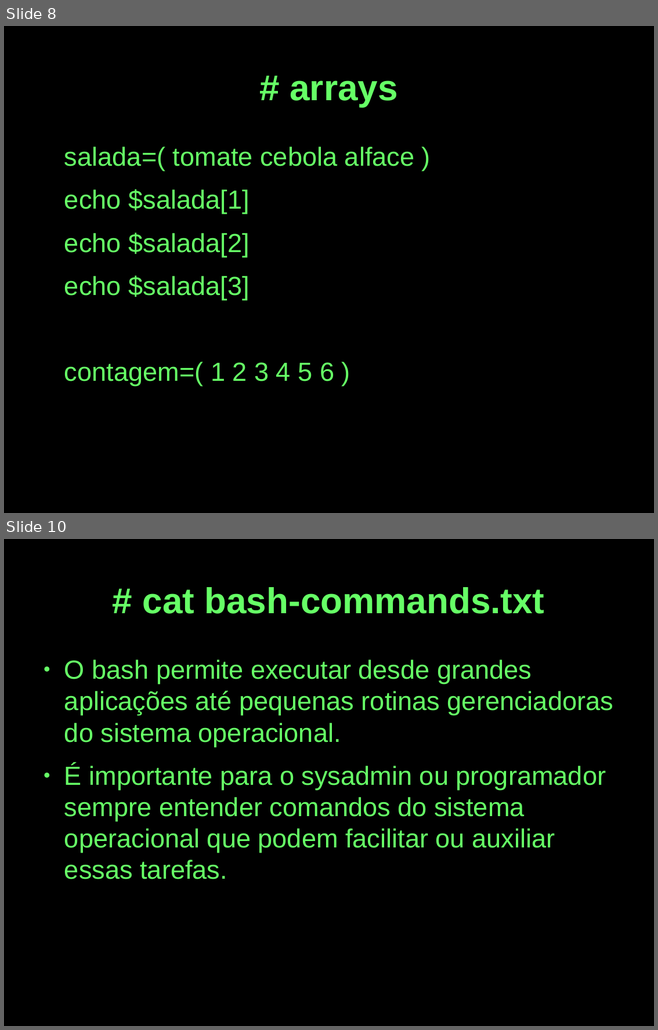
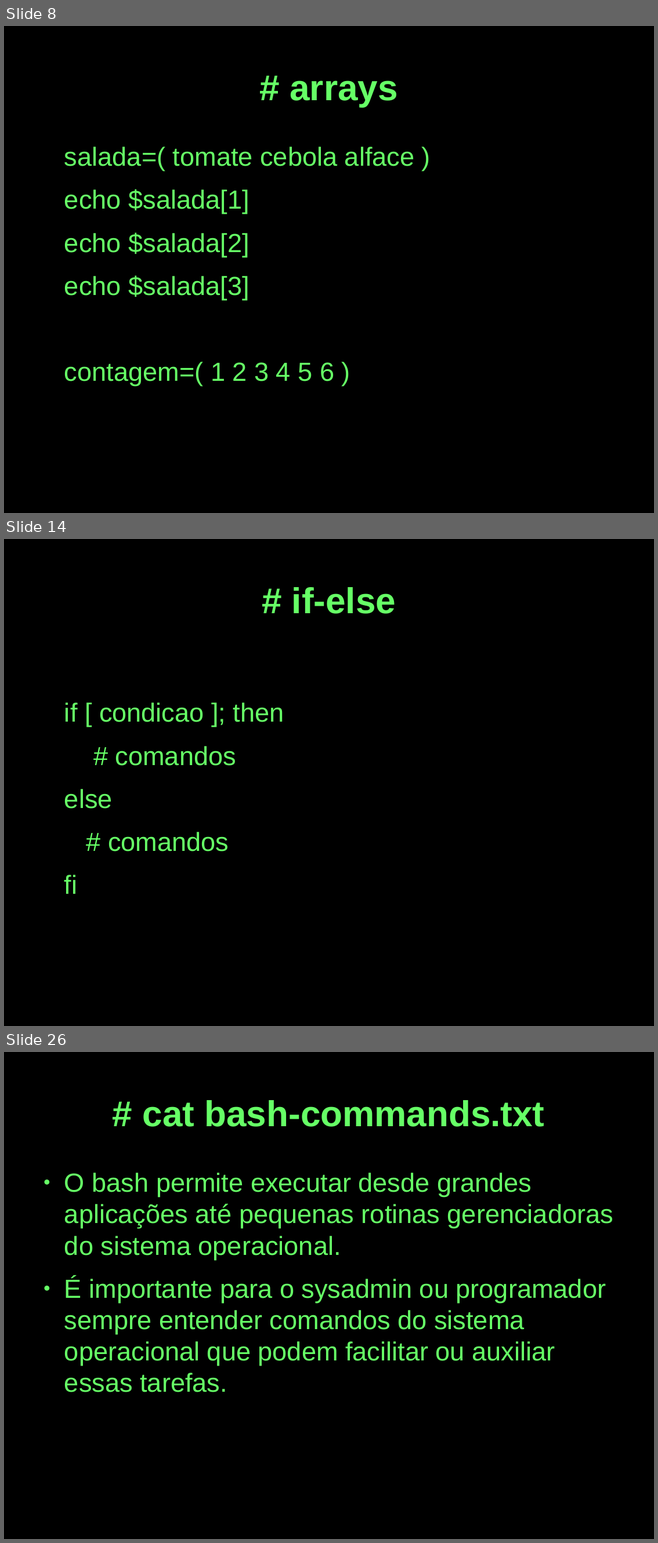
Before and after one commit to cjlcarvalho/presentations, a slide deck: shell-presentation.odp. Shown one above the other, each under a label of ours: slides 8 and 10 before the commit, slides 8, 14 and 26 after it; the slides between them are not shown. The pictures are 658x1030 and 658x1543 pixels, drawn with LibreOffice and Linux fonts; fonts in the diff are those of the drawing. Boxes give left, top, right and bottom in pixels: in the first picture for what was removed or moved away, otherwise in the second. Text is boxed around its words. In the diff, an @@ line names an element or a change of style, - is before the commit and + after.

```diff
--- a/shell-presentation.odp
+++ b/shell-presentation.odp
@@ slide 14 added at box(4, 539, 654, 1026), background #000000 @@
@@ title added at box(292, 587, 396, 614), 44 pt, text #66FF66, bold @@
+# if-else
@@ text added at box(64, 703, 284, 894), 32 pt, text #66FF66 @@
+if [ condicao ]; then
+# comandos
+else
+# comandos
+fi
@@ what was slide 10 is now slide 26 @@
```
Also in this commit, not shown: 1 slide changed, 18 other slides added, 1 slide removed, 2 other files.
